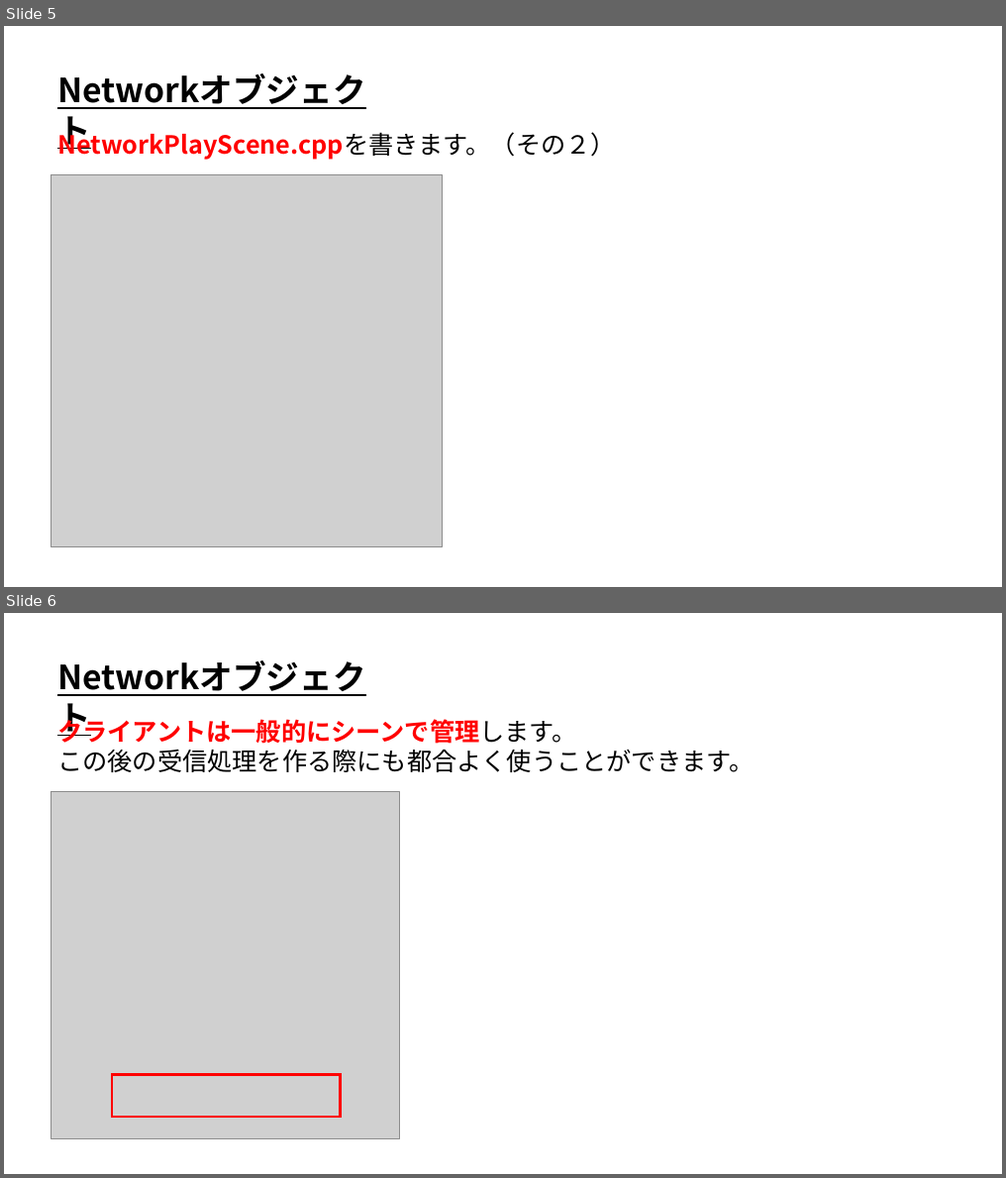
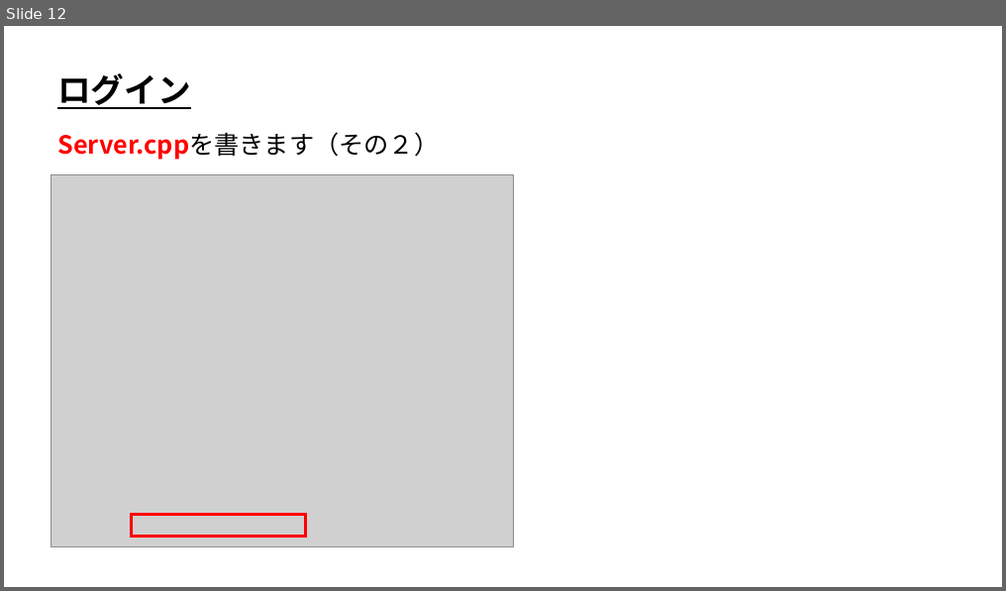
Before and after one commit to ArakiYusuke-Ohara/Textbook, a slide deck: ゲーム科3年/00_前期/オンラインゲームプログラミングⅠ/09_ログイン.pptx. Shown one above the other, each under a label of ours: slides 5 and 6 before the commit, slide 12 after it. The pictures are 1006x1178 and 1006x591 pixels, drawn with LibreOffice and Linux fonts; fonts in the diff are those of the drawing; grey boxes stand for pictures. Boxes give left, top, right and bottom in pixels: in the first picture for what was removed or moved away, otherwise in the second. Text is boxed around its words. In the diff, an @@ line names an element or a change of style, - is before the commit and + after.

Commit message:
ログイン授業作成

```diff
--- a/ゲーム科3年/00_前期/オンラインゲームプログラミングⅠ/09_ログイン.pptx
+++ b/ゲーム科3年/00_前期/オンラインゲームプログラミングⅠ/09_ログイン.pptx
@@ slide 6 removed at (x1=4, y1=613, x2=1002, y2=1174), background #FFFFFF @@
@@ text removed at (x1=51, y1=654, x2=406, y2=701) @@
-Networkオブジェクト
@@ text removed at (x1=57, y1=715, x2=753, y2=772) @@
-クライアントは一般的にシーンで管理します。
-この後の受信処理を作る際にも都合よく使うことができます。
@@ picture removed at (x1=51, y1=791, x2=399, y2=1139) @@
@@ rectangle removed at (x1=112, y1=1075, x2=341, y2=1118) @@
@@ what was slide 5 is now slide 12 @@
@@ slide 12 changed as well @@
@@ text removed at (x1=51, y1=67, x2=406, y2=114) @@
-Networkオブジェクト
@@ text added at (x1=57, y1=74, x2=190, y2=109), 32 pt, text #000000, bold, underline @@
+ログイン
@@ text at (x1=57, y1=132, x2=439, y2=160): text changed @@
-NetworkPlayScene.cppを書きます。（その２）
+Server.cppを書きます（その２）
@@ picture resized from (x1=51, y1=174, x2=443, y2=547) to (x1=51, y1=174, x2=513, y2=547) @@
@@ rectangle added at (x1=132, y1=515, x2=305, y2=537), outline #FF0000 3 pt @@
```
Also in this commit, not shown: 2 other slides changed, 12 slides added, 10 other slides removed, 51 other files.
